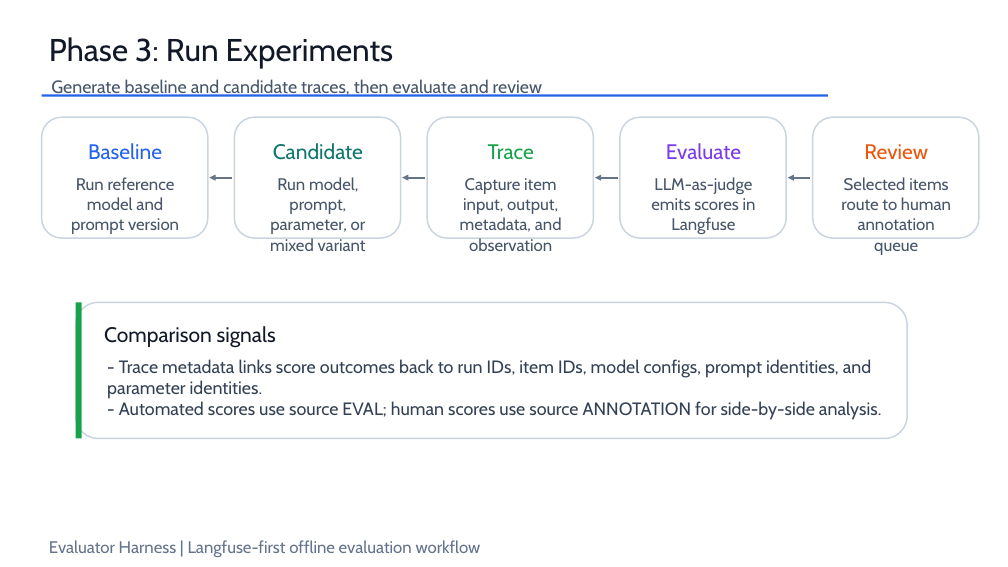
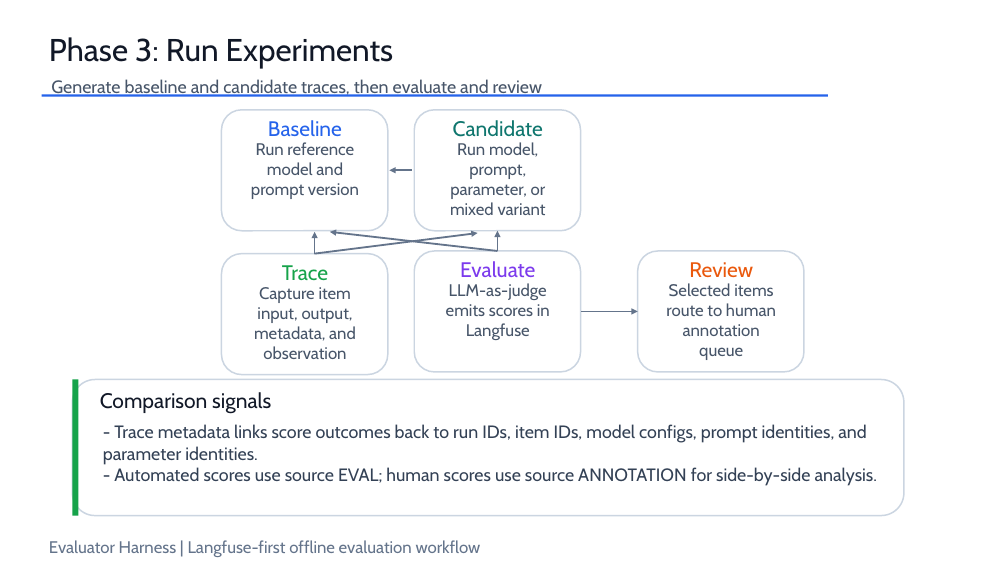
Before and after one commit to mscaldas2012/evaluator-harness, a slide deck: slide 9 of docs/evaluator_harness_project_presentation.pptx. Drawn at 1008x567 pixels with LibreOffice and Linux fonts; fonts in the diff are those of the drawing. Boxes give left, top, right and bottom in pixels: in the first picture for what was removed or moved away, otherwise in the second. Text is boxed around its words. In the diff, an @@ line names an element or a change of style, - is before the commit and + after.

```diff
--- a/docs/evaluator_harness_project_presentation.pptx
+++ b/docs/evaluator_harness_project_presentation.pptx
@@ rounded rectangle: place and size @@
-rounded rectangle at box(42, 117, 208, 238)
+rounded rectangle at box(222, 110, 388, 231)
@@ text "Baseline" rewrapped from box(88, 143, 162, 159) to box(268, 120, 342, 143) @@
@@ rounded rectangle: place and size @@
-rounded rectangle at box(234, 117, 401, 238)
+rounded rectangle at box(414, 110, 581, 231)
@@ text "Candidate" rewrapped from box(273, 143, 363, 160) to box(453, 120, 543, 143) @@
@@ text "Run reference model and prompt ...": place and size @@
-text "Run reference model and prompt ..." at box(71, 177, 179, 234)
+text "Run reference model and prompt ..." at box(251, 142, 359, 199)
@@ text "Run model, prompt, parameter, or ...": place and size @@
-text "Run model, prompt, parameter, or ..." at box(270, 177, 366, 251)
+text "Run model, prompt, parameter, or ..." at box(450, 142, 546, 215)
@@ arrow moved from (209, 178) - (232, 178) to (389, 170) - (412, 170) @@
@@ arrow removed from (425, 178) to (402, 178) @@
@@ arrow removed from (618, 178) to (595, 178) @@
@@ arrow removed from (811, 178) to (788, 178) @@
@@ arrow added from (315, 253) to (315, 232), #64748B 1.73 pt @@
@@ arrow added from (315, 253) to (478, 233), #64748B 1.73 pt @@
@@ arrow added from (498, 251) to (330, 232), #64748B 1.73 pt @@
@@ arrow added from (498, 251) to (498, 231), #64748B 1.73 pt @@
@@ rounded rectangle: place and size @@
-rounded rectangle at box(427, 117, 594, 238)
+rounded rectangle at box(222, 253, 388, 374)
@@ text "Trace": place and size @@
-text "Trace" at box(488, 144, 534, 160)
+text "Trace" at box(282, 265, 328, 280)
@@ rounded rectangle: place and size @@
-rounded rectangle at box(620, 117, 786, 238)
+rounded rectangle at box(414, 251, 581, 372)
@@ text "Evaluate" rewrapped from box(666, 143, 741, 159) to box(460, 261, 535, 284) @@
@@ rounded rectangle: place and size @@
-rounded rectangle at box(813, 117, 979, 238)
+rounded rectangle at box(638, 251, 805, 372)
@@ text "Review" rewrapped from box(864, 144, 928, 159) to box(689, 262, 753, 284) @@
@@ text "Capture item input, output, metadata, ...": place and size @@
-text "Capture item input, output, metadata, ..." at box(460, 178, 562, 251)
+text "Capture item input, output, metadata, ..." at box(254, 287, 356, 359)
@@ text "LLM-as-judge emits scores in Langfuse": place and size @@
-text "LLM-as-judge emits scores in Langfuse" at box(651, 177, 756, 234)
+text "LLM-as-judge emits scores in Langfuse" at box(446, 283, 550, 340)
@@ text "Selected items route to human ...": place and size @@
-text "Selected items route to human ..." at box(841, 177, 951, 255)
+text "Selected items route to human ..." at box(666, 283, 776, 360)
@@ arrow added from (581, 312) to (638, 312), #64748B 1.73 pt @@
@@ rounded rectangle: place and size @@
-rounded rectangle at box(76, 302, 907, 439)
+rounded rectangle at box(73, 380, 904, 516)
@@ rectangle: place and size @@
-rectangle at box(76, 302, 82, 439)
+rectangle at box(73, 380, 79, 516)
@@ text "Comparison signals": place and size @@
-text "Comparison signals" at box(104, 326, 276, 348)
+text "Comparison signals" at box(100, 392, 271, 414)
@@ text "- Trace metadata links score ...": place and size @@
-text "- Trace metadata links score ..." at box(107, 359, 881, 420)
+text "- Trace metadata links score ..." at box(103, 424, 877, 486)
```
Also in this commit, not shown: 6 other slides changed, 1 slide removed, 1 other file.
